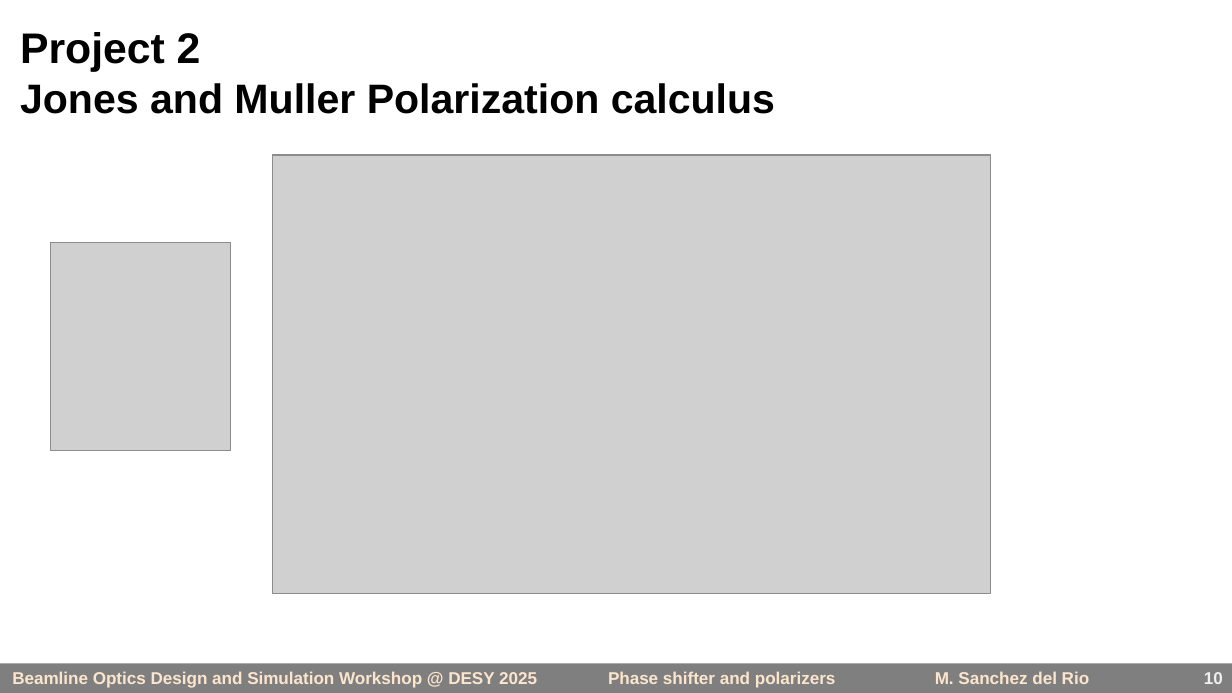
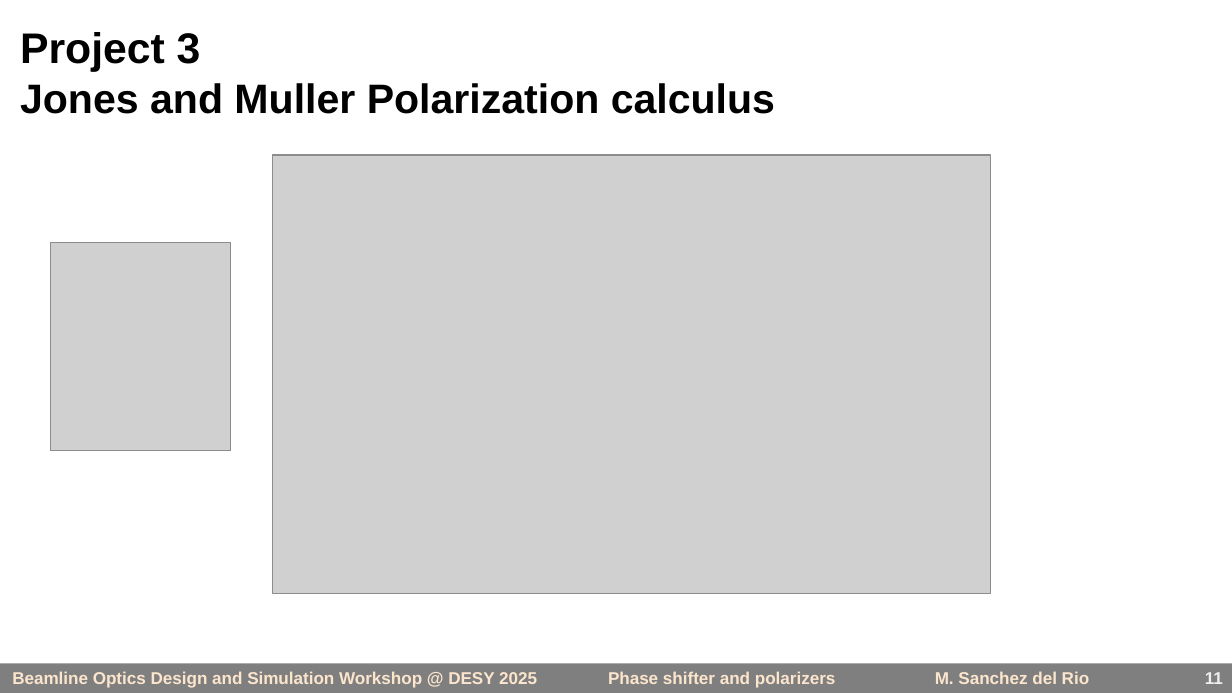
Before and after one commit to barc4/oasys_school_desy, a slide deck: slide 11 of srio/phase_shifters_and_polarizers_20min.pptx (slide 10 before the commit). Drawn at 1232x693 pixels with LibreOffice and Linux fonts; fonts in the diff are those of the drawing; grey boxes stand for pictures. Boxes give left, top, right and bottom in pixels: in the first picture for what was removed or moved away, otherwise in the second. Text is boxed around its words. In the diff, an @@ line names an element or a change of style, - is before the commit and + after.

```diff
--- a/srio/phase_shifters_and_polarizers_20min.pptx
+++ b/srio/phase_shifters_and_polarizers_20min.pptx
@@ title at [20,32,775,114]: text changed @@
-Project 2
-Jones and Muller Polarization calculus
+Project 3
+Jones and Muller Polarization calculus
@@ page number at [1205,672,1223,684]: text changed @@
-10
+11
```
Also in this commit, not shown: 1 other slide changed, 1 slide added, 2 other files.
